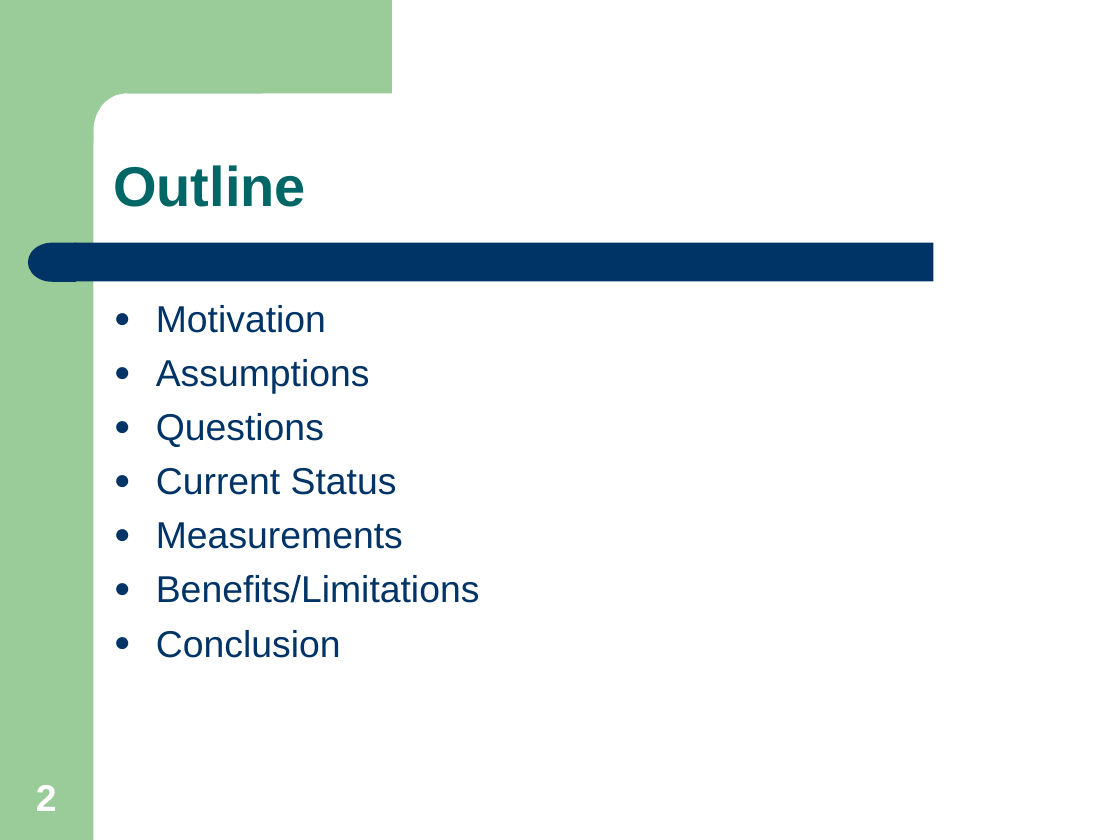
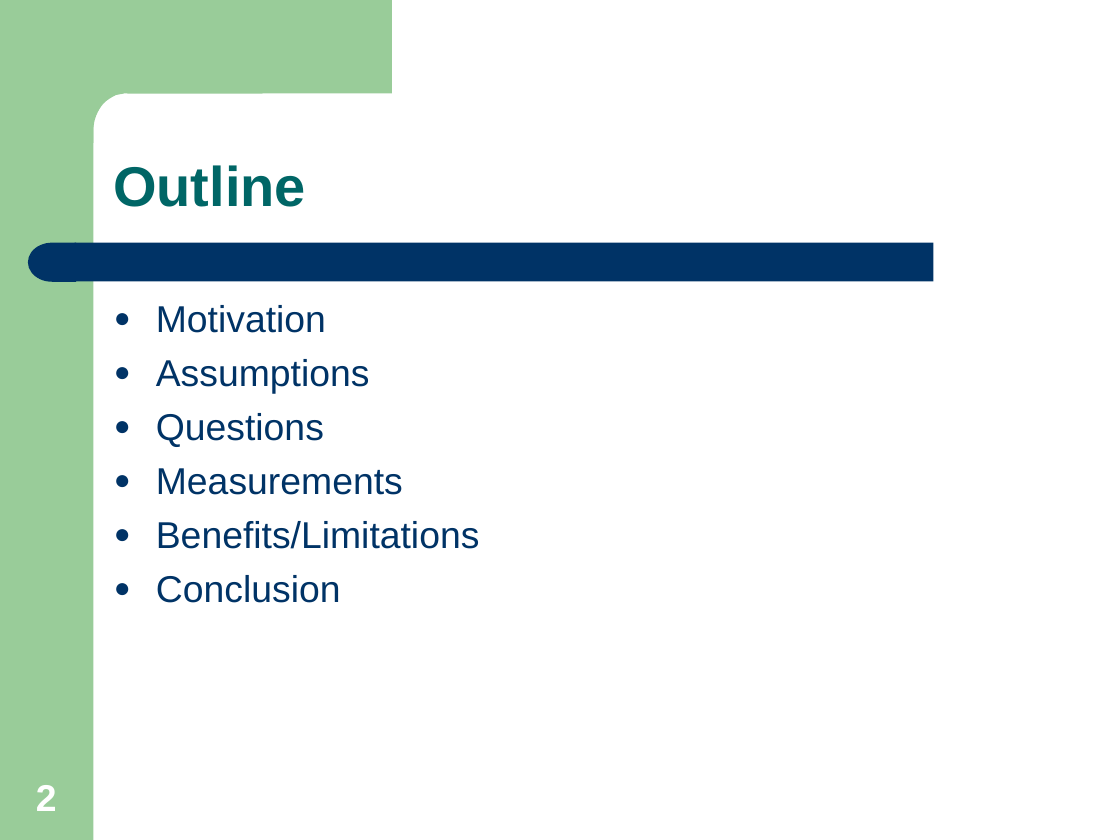
Before and after one commit to kingzevin/notes, a slide deck: slide 2 of distributed system/gfs - king.zevin.ppt. Drawn at 1120x840 pixels with LibreOffice and Linux fonts; fonts in the diff are those of the drawing. Boxes give left, top, right and bottom in pixels: in the first picture for what was removed or moved away, otherwise in the second. Text is boxed around its words. In the diff, an @@ line names an element or a change of style, - is before the commit and + after.

```diff
--- a/distributed system/gfs - king.zevin.ppt
+++ b/distributed system/gfs - king.zevin.ppt
@@ text at (156,468,397,495): paragraph removed @@
-● Current Status
```
Also in this commit, not shown: 6 other slides changed, 1 other file.
